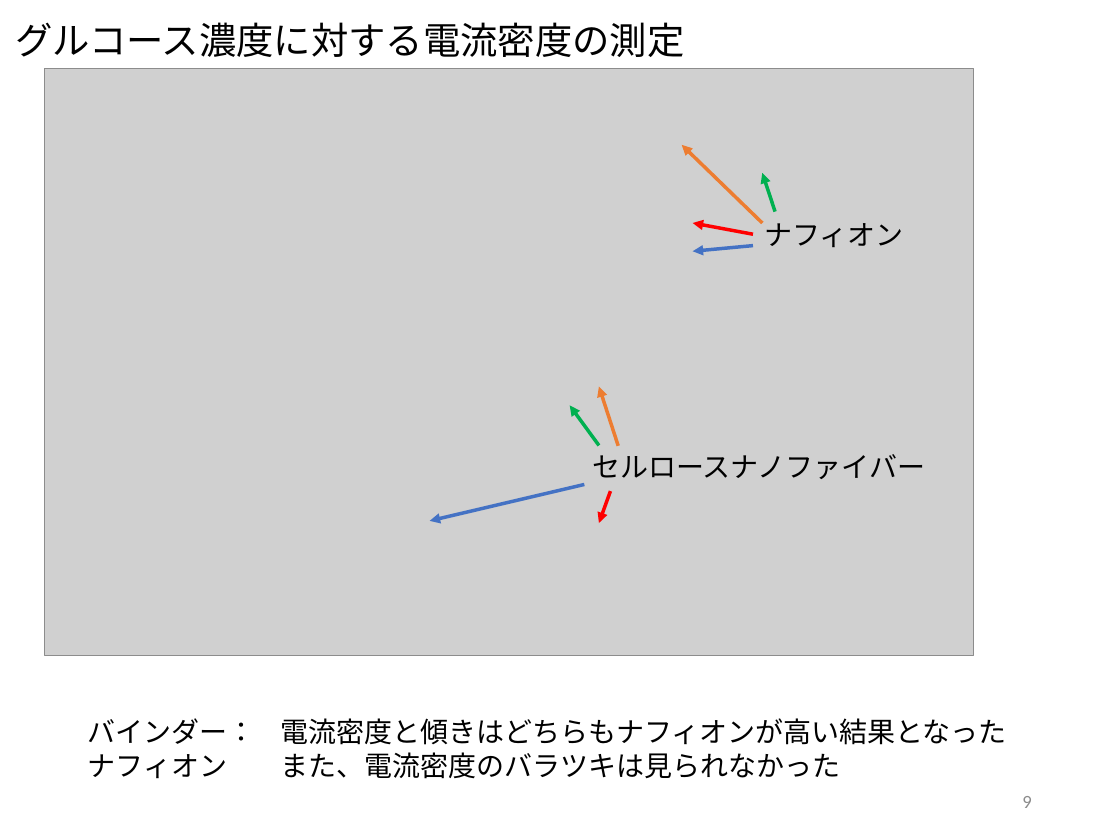
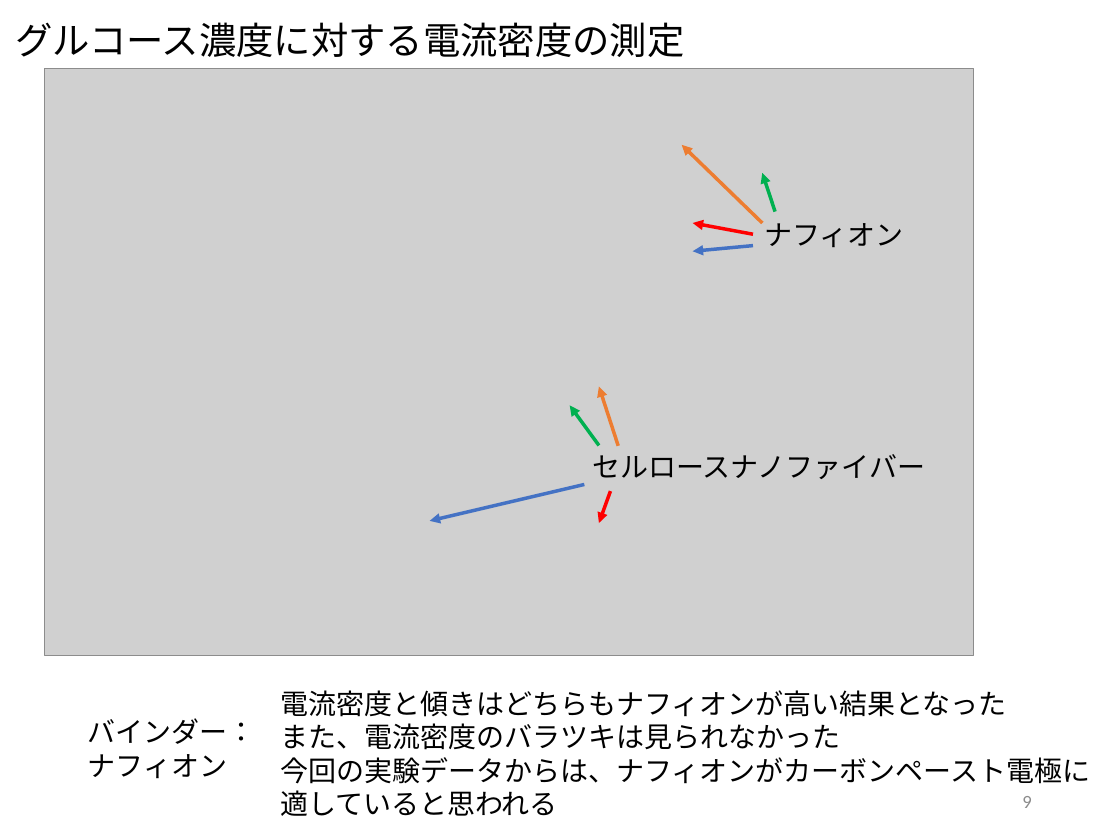
Before and after one commit to akidon0000/graduation-thesis, a slide deck: slide 9 of 発表スライド/230217_スライド02.pptx. Drawn at 1120x840 pixels with LibreOffice and Linux fonts; fonts in the diff are those of the drawing; grey boxes stand for pictures. Boxes give left, top, right and bottom in pixels: in the first picture for what was removed or moved away, otherwise in the second. Text is boxed around its words. In the diff, an @@ line names an element or a change of style, - is before the commit and + after.

```diff
--- a/発表スライド/230217_スライド02.pptx
+++ b/発表スライド/230217_スライド02.pptx
@@ text "電流密度と傾きはどちらもナフィオンが高い結果となった" moved from (x1=280, y1=718, x2=1007, y2=779) to (x1=280, y1=690, x2=1090, y2=816) @@
@@ text at (x1=280, y1=757, x2=1090, y2=816): paragraphs added @@
+今回の実験データからは、ナフィオンがカーボンペースト電極に
+適していると思われる
```
Also in this commit, not shown: 5 other slides changed, 2 other files.
